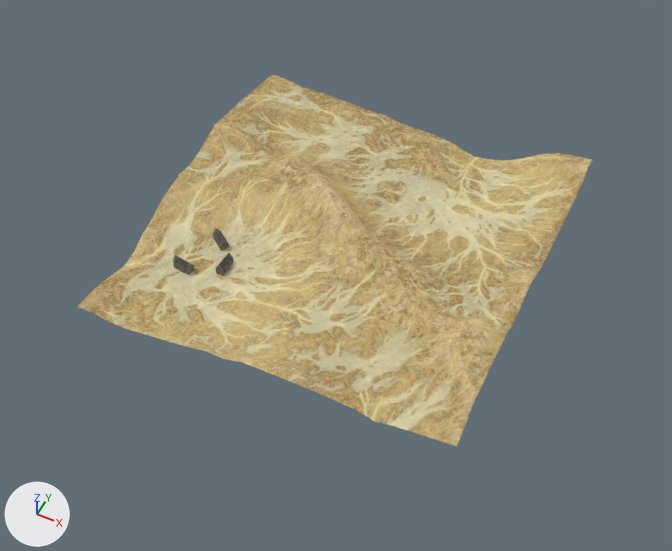
The Blender file toys/desert/desert.blend as it was, and as the next commit left it.
Before and after are seen from a 50 mm camera at (737.0, -1540.0, 1810.0) aimed at (26.0, -118.0, 33.0). Arrows for +X, +Y and +Z are at lower left; the lights stay in place.

Objects in the first picture: 'terrain'.
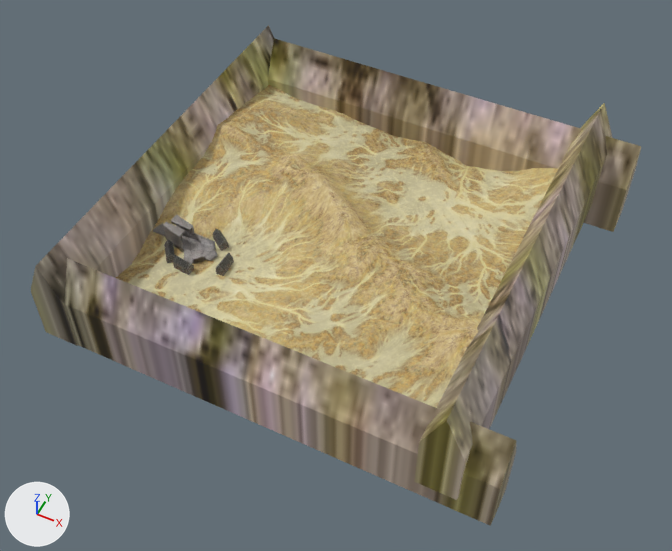
Where the newer file only moved an object's origin or applied its transform, the numbers keep the older frame.

Pixel boxes [x1, y1, x2, y2] of what changed, in the pictures (672 x 551 px):
'dom.006', added: after [65, 258, 516, 526]
'dom.005', added (brown): after [268, 38, 641, 232]
'dom.007', added: after [414, 103, 612, 500]
'dom.004', added (brown): after [31, 25, 274, 346]
'ground', added: after [153, 215, 218, 264]
'dom.003', added: after [164, 240, 175, 263]
    faces in mat_material_001 (picture img_2e_vwoo3_jpg): [164, 240, 175, 257]

Edits to the bpy script that builds the scene:
```text
Add img_1skala5_jpg:
    img_1skala5_jpg = load_image('1skala5.jpg', '_unpacked/1skala5.jpg', 128, 128, 'sRGB')
Add img_0fbet_jpg:
    img_0fbet_jpg = load_image('0FBET.jpg', '_unpacked/0FBET.jpg', 256, 256, 'sRGB')
Add mat_material_004:
    mat_material_004 = principled_material('Material.004')
    mat_material_004.texture = img_1skala5_jpg
Add mat_material_003:
    mat_material_003 = principled_material('Material.003')
    mat_material_003.texture = img_1skala5_jpg
Add mat_material_024:
    mat_material_024 = principled_material('Material.024')
    mat_material_024.texture = img_1skala5_jpg
Add mat_material_023:
    mat_material_023 = principled_material('Material.023')
    mat_material_023.texture = img_1skala5_jpg
Add mat_material_002:
    mat_material_002 = principled_material('Material.002')
    mat_material_002.texture = img_0fbet_jpg
Add me_cube_009:
    me_cube_009.from_pydata(...)  # 12 vertices, 10 faces; spans x -11.0..11.0, y -25.5..25.5, z -13.6..24.0
    me_cube_009.materials.append(mat_material_004)  # picture img_1skala5_jpg
Add me_cube_008:
    me_cube_008.from_pydata(...)  # 12 vertices, 10 faces; spans x -11.0..11.0, y -25.5..25.5, z -13.6..24.0
    me_cube_008.materials.append(mat_material_003)  # picture img_1skala5_jpg
Add me_cube_007:
    me_cube_007.from_pydata(...)  # 12 vertices, 10 faces; spans x -11.0..11.0, y -25.5..25.5, z -13.6..24.0
    me_cube_007.materials.append(mat_material_024)  # picture img_1skala5_jpg
Add me_cube_006:
    me_cube_006.from_pydata(...)  # 12 vertices, 10 faces; spans x -11.0..11.0, y -25.5..25.5, z -13.6..24.0
    me_cube_006.materials.append(mat_material_023)  # picture img_1skala5_jpg
Add me_cube_004:
    me_cube_004.from_pydata(...)  # 12 vertices, 10 faces; spans x -262.2..-213.1, y -253.0..-199.3, z 34.9..72.6
    # faces by material slot: [8, 2]
    me_cube_004.materials.append(mat_material)  # picture img_00_jpg
    me_cube_004.materials.append(mat_material_001)  # picture img_2e_vwoo3_jpg
Add me_cube_003:
    me_cube_003.from_pydata(...)  # 82 vertices, 82 faces; spans x -8.4..2.0, y -2.7..2.4, z -13.8..23.3
    me_cube_003.materials.append(mat_material_002)  # picture img_0fbet_jpg
Add ob_dom_007:
    ob_dom_007 = bpy.data.objects.new('dom.007', me_cube_009)
    ob_dom_007.parent = ob_props
    ob_dom_007.location = (486.5, -16.49, 119.2)
    ob_dom_007.scale = (4.46, 21.4, 7.25)
Add ob_dom_006:
    ob_dom_006 = bpy.data.objects.new('dom.006', me_cube_008)
    ob_dom_006.parent = ob_props
    ob_dom_006.location = (67.89, -500.9, 48.59)
    ob_dom_006.rotation_euler = (0.0, 0.0, -1.571)  # degrees (0, 0, -90)
    ob_dom_006.scale = (4.46, 21.4, 7.25)
Add ob_dom_005:
    ob_dom_005 = bpy.data.objects.new('dom.005', me_cube_007)
    ob_dom_005.parent = ob_props
    ob_dom_005.location = (65.09, 489.0, 48.59)
    ob_dom_005.rotation_euler = (0.0, 0.0, -1.571)  # degrees (0, 0, -90)
    ob_dom_005.scale = (4.46, 21.4, 7.25)
Add ob_dom_004:
    ob_dom_004 = bpy.data.objects.new('dom.004', me_cube_006)
    ob_dom_004.parent = ob_props
    ob_dom_004.location = (-530.0, -5.286, 48.59)
    ob_dom_004.scale = (4.46, 21.4, 7.25)
Add ob_dom_003:
    ob_dom_003 = bpy.data.objects.new('dom.003', me_cube_004)
    ob_dom_003.parent = ob_props
    ob_dom_003.location = (-156.3, -18.31, -9.654)
Add ob_ground:
    ob_ground = bpy.data.objects.new('ground', me_cube_003)
    ob_ground.parent = ob_props
    ob_ground.location = (-314.5, -207.5, 34.71)
    ob_ground.scale = (19.0, 19.0, 2.58)
```
